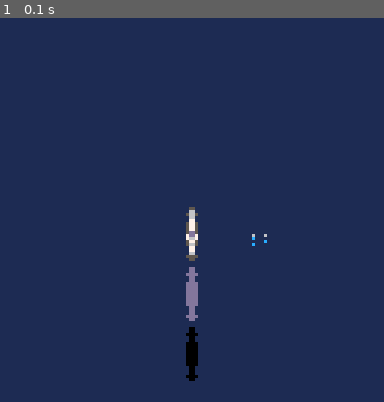
Above: before the commit, frame 1.
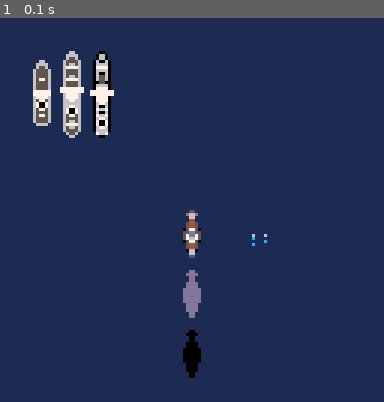
Above: after the commit, the same moment.

Repository: fab-industries/subsim
Game: PICO-8 cartridge subsim.p8
The game is run twice, just before and just after one commit, with the same random seed, the same clock (stepped at 60 frames per second) and the same inputs.
Inputs:
- Up to frame 1 (0.1 s): no input

The runs differ from the first frame. In frame 1, 3.2% of the frame differs, in the area x 8-53%, y 8-95%.

Commit message:
Added merchant ships, change transparency handling

Diff:
--- a/subsim.p8
+++ b/subsim.p8
@@ -5,7 +5,12 @@
 -- by fabsh
 
 x=60 y=60
-palt(1, true)
+
+function _init()
+	cls()
+	palt(1, true)
+	palt(0, false)
+end
 
 function _update()
 end
@@ -15,16 +20,31 @@
  -- draw sub
 	spr(1,x,y,1,3)
 	-- draw diving sub
-	pal({[5]=13,[6]=13,[7]=13})
+	pal({[0]=13,[4]=13,[5]=13,[6]=13,[7]=13})
  spr(1,60,80,1,3)
- pal()
+ rst_pal()
  -- draw submerged sub
- pal({[5]=0,[6]=0,[7]=0,[13]=0})
+ pal({[4]=0,[5]=0,[6]=0,[7]=0,[13]=0})
  spr(1,60,100,1,3)
- pal()
+ rst_pal()
  -- draw periscopes
 	spr(2,80,68)
 	spr(3,84,68)
+	-- draw small merchant
+	-- 5,000 tons
+	spr(4,10,10,1,4)
+	-- draw medium merchant
+	-- 10,000 tons
+	spr(5,20,10,1,4)
+	-- draw medium tanker
+	-- 10,000 tons
+	spr(6,30,10,1,4)
+end
+
+function rst_pal()
+	pal()
+	palt(1, true)
+	palt(0, false)
 end
 
 
Not shown, changed: 32 lines of the sprite sheet (__gfx__) section of subsim.p8
